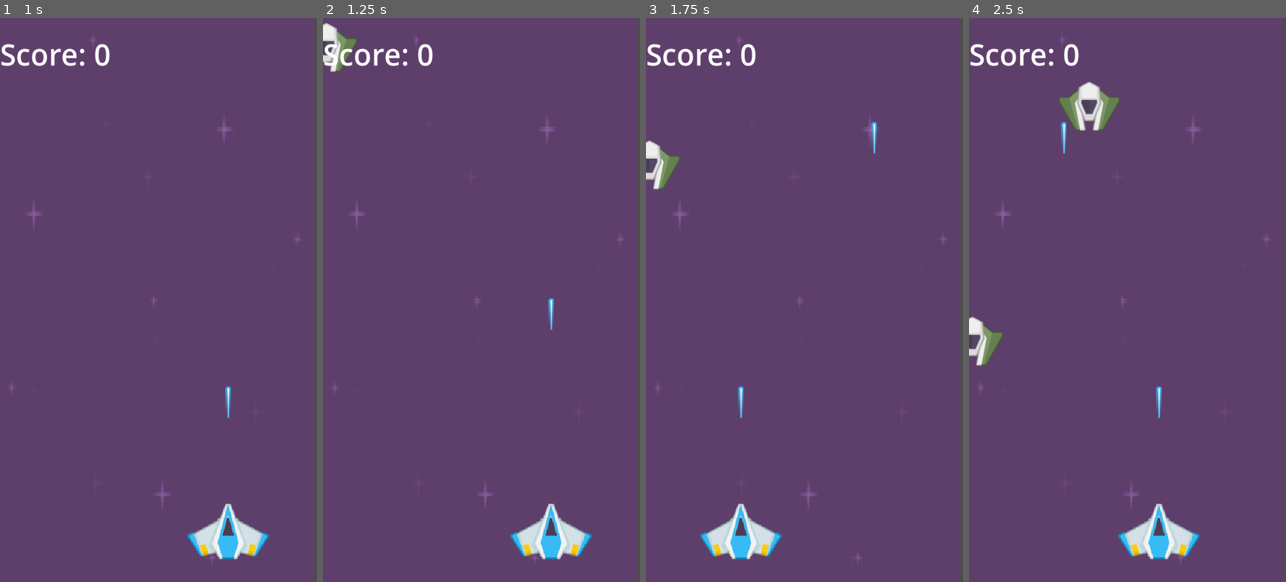
Above: before the commit, frames 1-4 (left to right).
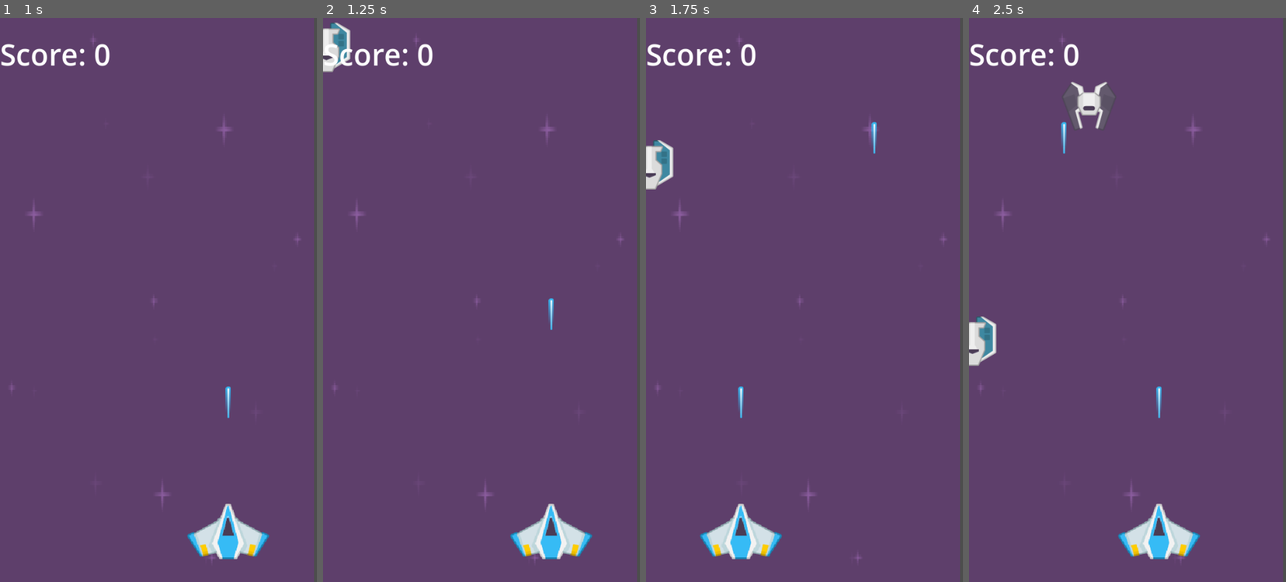
Above: after the commit, the same moments.

Repository: HA5UN0/rfgd-beginner-projects
Game: Godot game, scene res://scenes/main.tscn
Two runs of this game, one before a commit and one after it. Both use one fixed random seed, a clock stepped at 60 frames per second and the inputs below.
Inputs (mouse positions are in pixels of both pictures, inside the frame that each line leads up to):
- Up to frame 1 (1 s): tap Enter (ui_accept) at 0.5, 0.77 s; move the mouse to (228, 271) at 0.52 s; tap Space (fire) at 0.6 s
- Up to frame 2 (1.25 s): no input
- Up to frame 3 (1.75 s): move the mouse to (741, 328) at 1.27 s; tap Space (fire) at 1.35 s; tap Enter (ui_accept) at 1.52 s
- Up to frame 4 (2.5 s): move the mouse to (1159, 175) at 2.02 s; tap Space (fire) at 2.1 s

Frame 1 is identical in both runs. In frame 2, 0.5% of the frame differs, in the area x 0-11%, y 0-10%; in frame 3, 0.6%; in frame 4, 1.6%, in the area x 0-48%, y 11-62%.

Commit message:
added additional enemy sprite

Diff:
--- a/space_shooter/scripts/enemy_sprite_2d.gd
+++ b/space_shooter/scripts/enemy_sprite_2d.gd
@@ -4,9 +4,10 @@
 var enemy1 = preload("res://art/kenney_space-shooter-redux/PNG/Enemies/enemyBlack1.png")
 var enemy2 = preload("res://art/kenney_space-shooter-redux/PNG/Enemies/enemyGreen2.png")
 var enemy3 = preload("res://art/kenney_space-shooter-redux/PNG/Enemies/enemyRed3.png")
+var enemy4 = preload("res://art/kenney_space-shooter-redux/PNG/Enemies/enemyBlue4.png")
 
 # enemy array of all textures
-var enemy_texture_array = [enemy1, enemy2, enemy3]
+var enemy_texture_array = [enemy1, enemy2, enemy3, enemy4]
 var rand_value = enemy_texture_array.pick_random()
 
 
